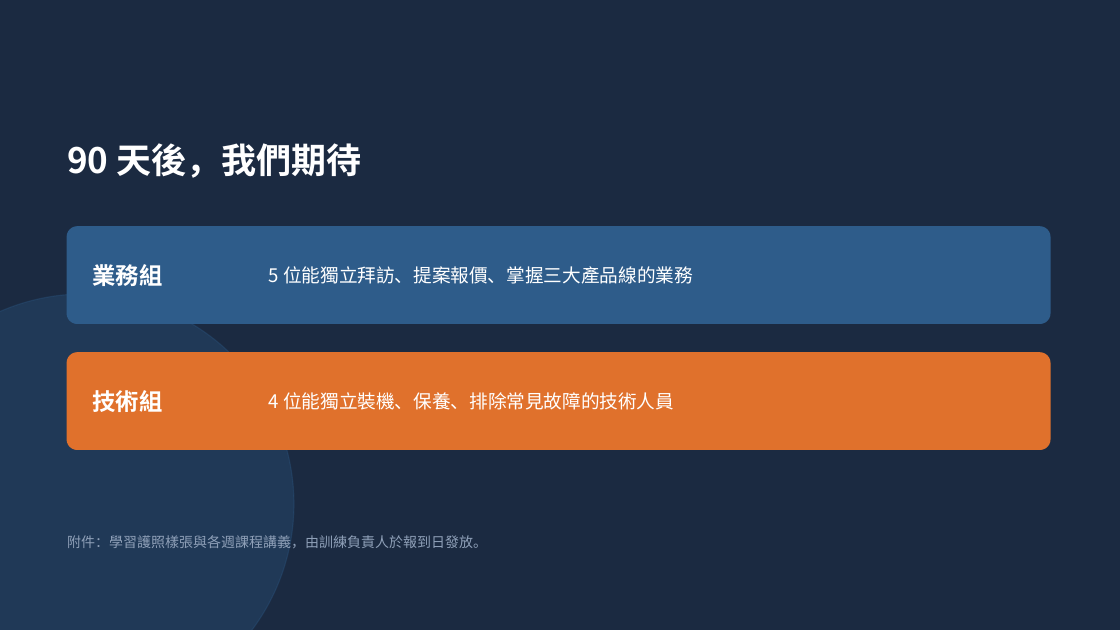
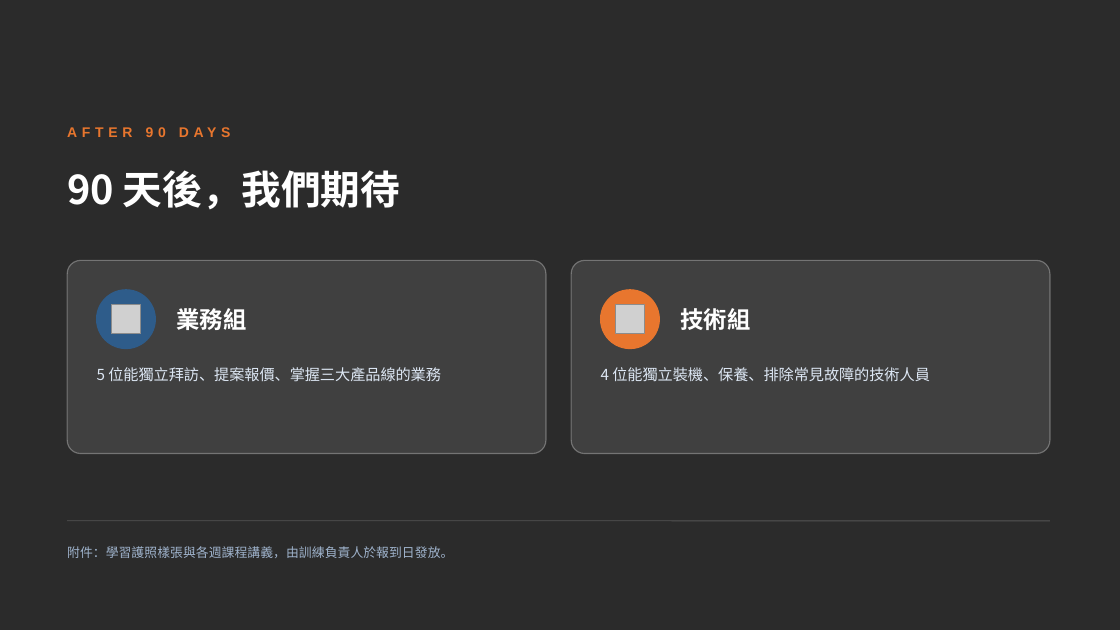
Before and after one commit to KiyotaJesse/apex-public-data, a slide deck: slide 20 of 新人90天教育訓練計畫.pptx (slide 15 before the commit). Drawn at 1120x630 pixels with LibreOffice and Linux fonts; fonts in the diff are those of the drawing; grey boxes stand for pictures; background and template pictures are left out; a plain dark background stands for a picture behind light text. Boxes give left, top, right and bottom in pixels: in the first picture for what was removed or moved away, otherwise in the second. Text is boxed around its words. In the diff, an @@ line names an element or a change of style, - is before the commit and + after.

```diff
--- a/新人90天教育訓練計畫.pptx
+++ b/新人90天教育訓練計畫.pptx
@@ background #1B2A41 to picture (left out) @@
@@ text added at (67, 118, 739, 147), 12 pt, text #E8762E, bold @@
+AFTER 90 DAYS
@@ text "90 天後，我們期待": place and size @@
-text "90 天後，我們期待" at (67, 143, 361, 178)
+text "90 天後，我們期待" at (67, 170, 400, 209)
@@ text "90 天後，我們期待" at (67, 170, 400, 209): size 30 to 34 pt @@
@@ rounded rectangle removed at (67, 227, 1050, 323) @@
@@ rounded rectangle added at (67, 260, 546, 454), fill #FFFFFF at 10% opacity, outline #FFFFFF 1 pt @@
@@ rounded rectangle added at (571, 260, 1050, 454), fill #FFFFFF at 10% opacity, outline #FFFFFF 1 pt @@
@@ ellipse removed at (0, 294, 294, 630) @@
@@ ellipse added at (97, 290, 155, 349), fill #2E5C8A, outline #2E5C8A 1 pt @@
@@ text "業務組": place and size @@
-text "業務組" at (92, 264, 162, 286)
+text "業務組" at (176, 308, 246, 330)
@@ ellipse added at (601, 290, 660, 349), fill #E8762E, outline #E8762E 1 pt @@
@@ text "技術組": place and size @@
-text "技術組" at (92, 390, 162, 412)
+text "技術組" at (680, 308, 750, 330)
@@ picture added at (111, 304, 140, 334) @@
@@ picture added at (616, 304, 645, 334) @@
@@ rounded rectangle removed at (67, 353, 1050, 450) @@
@@ text "5 位能獨立拜訪、提案報價、掌握三大產品線的業務" at (97, 367, 441, 381): size 16 to 13 pt, text colour #FFFFFF to #DCE6F3; vertical alignment middle to top @@
@@ text "5 位能獨立拜訪、提案報價、掌握三大產品線的業務": place and size @@
-text "5 位能獨立拜訪、提案報價、掌握三大產品線的業務" at (269, 266, 693, 284)
+text "5 位能獨立拜訪、提案報價、掌握三大產品線的業務" at (97, 367, 441, 381)
@@ text "4 位能獨立裝機、保養、排除常見故障的技術人員": place and size @@
-text "4 位能獨立裝機、保養、排除常見故障的技術人員" at (269, 392, 674, 410)
+text "4 位能獨立裝機、保養、排除常見故障的技術人員" at (601, 367, 930, 381)
@@ text "4 位能獨立裝機、保養、排除常見故障的技術人員" at (601, 367, 930, 381): size 16 to 13 pt, text colour #FFFFFF to #DCE6F3; vertical alignment middle to top @@
@@ text "附件：學習護照樣張與各週課程講義，由訓練負責人於報到日發放。": place and size @@
-text "附件：學習護照樣張與各週課程講義，由訓練負責人於報到日發放。" at (67, 535, 487, 548)
+text "附件：學習護照樣張與各週課程講義，由訓練負責人於報到日發放。" at (67, 546, 453, 558)
@@ text "附件：學習護照樣張與各週課程講義，由訓練負責人於報到日發放。" at (67, 546, 453, 558): size 12 to 11 pt, text colour #8FA0B8 to #9FB3CC @@
@@ line added from (67, 521) to (1050, 521), #FFFFFF 0.75 pt @@
```
Also in this commit, not shown: 14 other slides changed, 5 slides added.
